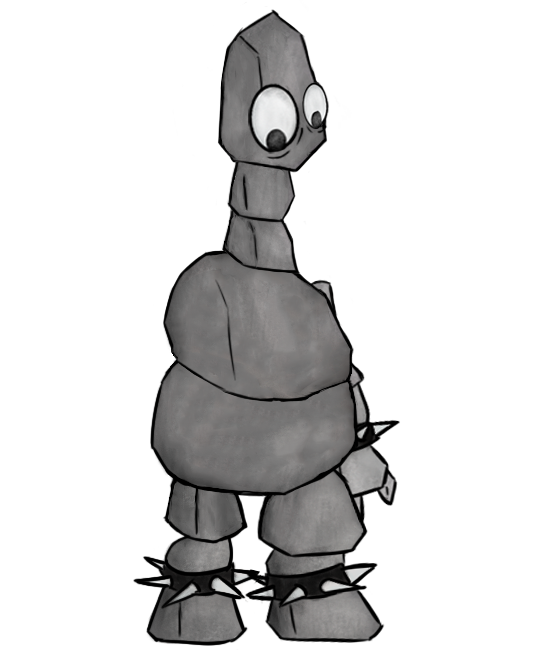
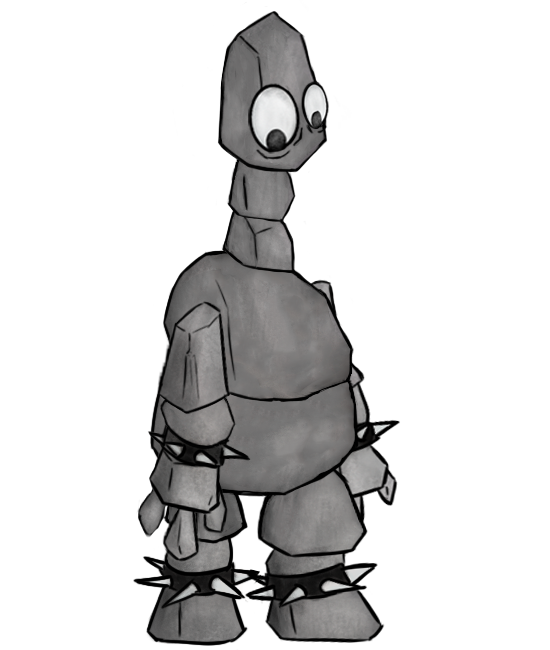
Revision of a layered (550, 650) image; what changed, layer by layer:
added group "Cabeza" (2nd of 3) with 3 layers above "Brazo izquierda" over (219, 9, 320, 274)
added layer "Cabeza" (3rd of 3, in "Cabeza") in group "Cabeza" over (219, 9, 320, 173)
added layer "Capa 3" in group "Cabeza" over (226, 148, 296, 222)
renamed "Cabeza" to "Cuello2", moved it into group "Cabeza", painted on it over (219, 9, 320, 274)
added group "Brazo izquierda" (2nd of 2) with 3 layers above "Torso" over (136, 301, 251, 563)
added layer "BRIZ Arriba" in group "Brazo izquierda" over (157, 301, 232, 415)
added layer "BRIZ Medio" in group "Brazo izquierda" over (156, 386, 237, 447)
renamed "Brazo izquierda" to "BRIZ Mano", showed it, moved it into group "Brazo izquierda", painted on it over (136, 301, 251, 563)
